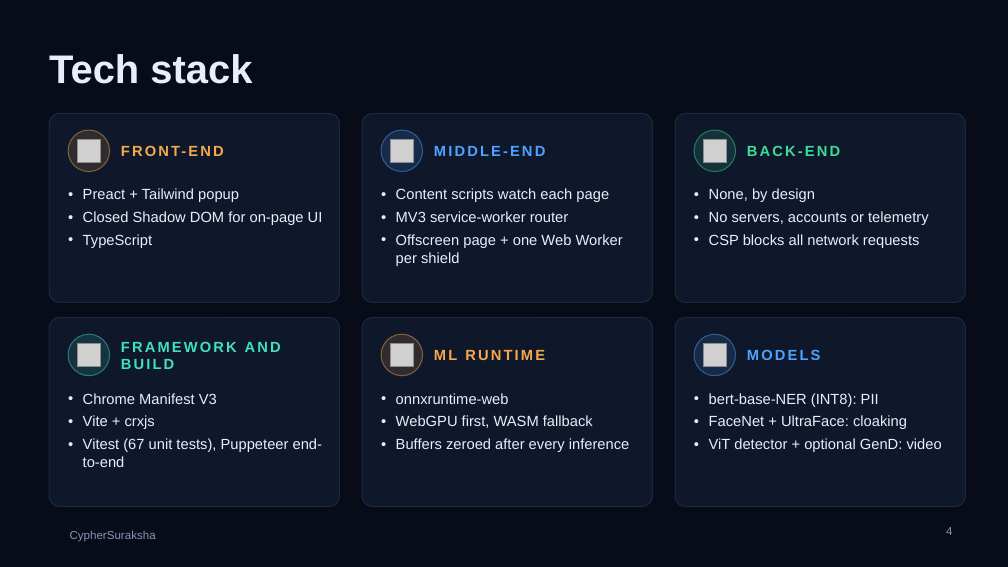
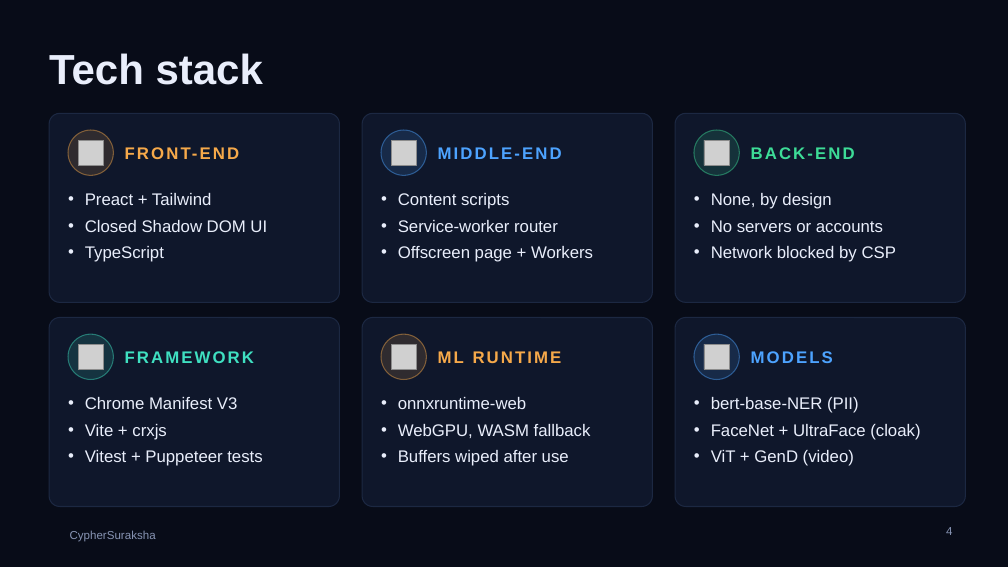
Before and after one commit to nishadiyer/CypherSuraksha, a slide deck: slide 4 of docs/pitch/CypherSuraksha-pitch.pptx. Drawn at 1008x567 pixels with LibreOffice and Linux fonts; fonts in the diff are those of the drawing; grey boxes stand for pictures; background and template pictures are left out. Boxes give left, top, right and bottom in pixels: in the first picture for what was removed or moved away, otherwise in the second. Text is boxed around its words. In the diff, an @@ line names an element or a change of style, - is before the commit and + after.

```diff
--- a/docs/pitch/CypherSuraksha-pitch.pptx
+++ b/docs/pitch/CypherSuraksha-pitch.pptx
@@ title "Tech stack" at <box>49,53,263,85</box>: size 38 to 40 pt @@
@@ ellipse: place and size @@
-ellipse at <box>694,130,736,172</box>
+ellipse at <box>694,130,740,175</box>
@@ size 14 to 16 pt in 5 elements at <box>438,351,562,363</box>, <box>751,351,833,363</box>, <box>125,130,329,175</box>, <box>438,147,562,159</box>, <box>751,147,855,159</box> @@
@@ text at <box>85,193,267,232</box>: text changed; size 14 to 16 pt @@
-• Preact + Tailwind popup
-• Closed Shadow DOM for on-page UI
+• Preact + Tailwind
+• Closed Shadow DOM UI
@@ text at <box>398,193,593,262</box>: text changed; size 14 to 16 pt @@
-• Content scripts watch each page
-• MV3 service-worker router
-• Offscreen page + one Web Worker per shield
+• Content scripts
+• Service-worker router
+• Offscreen page + Workers
@@ text at <box>711,193,831,209</box>: size 14 to 16 pt in "None, by design"; indent changed; more space between paragraphs @@
@@ text at <box>711,220,896,262</box>: text changed; size 14 to 16 pt @@
-• No servers, accounts or telemetry
-• CSP blocks all network requests
+• No servers or accounts
+• Network blocked by CSP
@@ text at <box>85,246,164,262</box>: size 14 to 16 pt in "TypeScript"; indent changed; more space between paragraphs @@
@@ ellipse: place and size @@
-ellipse at <box>68,334,110,376</box>
+ellipse at <box>68,334,113,380</box>
@@ text at <box>125,351,254,363</box>: text changed; size 14 to 16 pt @@
-FRAMEWORK AND BUILD
+FRAMEWORK
@@ ellipse: place and size @@
-ellipse at <box>381,334,423,376</box>
+ellipse at <box>381,334,426,380</box>
@@ ellipse: place and size @@
-ellipse at <box>694,334,736,376</box>
+ellipse at <box>694,334,740,380</box>
@@ text at <box>85,397,237,440</box>: size 14 to 16 pt in "Chrome Manifest V3", "Vite + crxjs"; indent changed; more space between paragraphs @@
@@ text at <box>398,397,526,409</box>: size 14 to 16 pt in "onnxruntime-web"; indent changed; more space between paragraphs @@
@@ text at <box>711,397,920,466</box>: text changed; size 14 to 16 pt @@
-• bert-base-NER (INT8): PII
-• FaceNet + UltraFace: cloaking
-• ViT detector + optional GenD: video
+• bert-base-NER (PII)
+• FaceNet + UltraFace (cloak)
+• ViT + GenD (video)
@@ text at <box>398,424,591,466</box>: text changed; size 14 to 16 pt @@
-• WebGPU first, WASM fallback
-• Buffers zeroed after every inference
+• WebGPU, WASM fallback
+• Buffers wiped after use
@@ text at <box>85,450,262,466</box>: text changed; size 14 to 16 pt @@
-• Vitest (67 unit tests), Puppeteer end-to-end
+• Vitest + Puppeteer tests
```
Also in this commit, not shown: 7 other slides changed, 1 other file.
